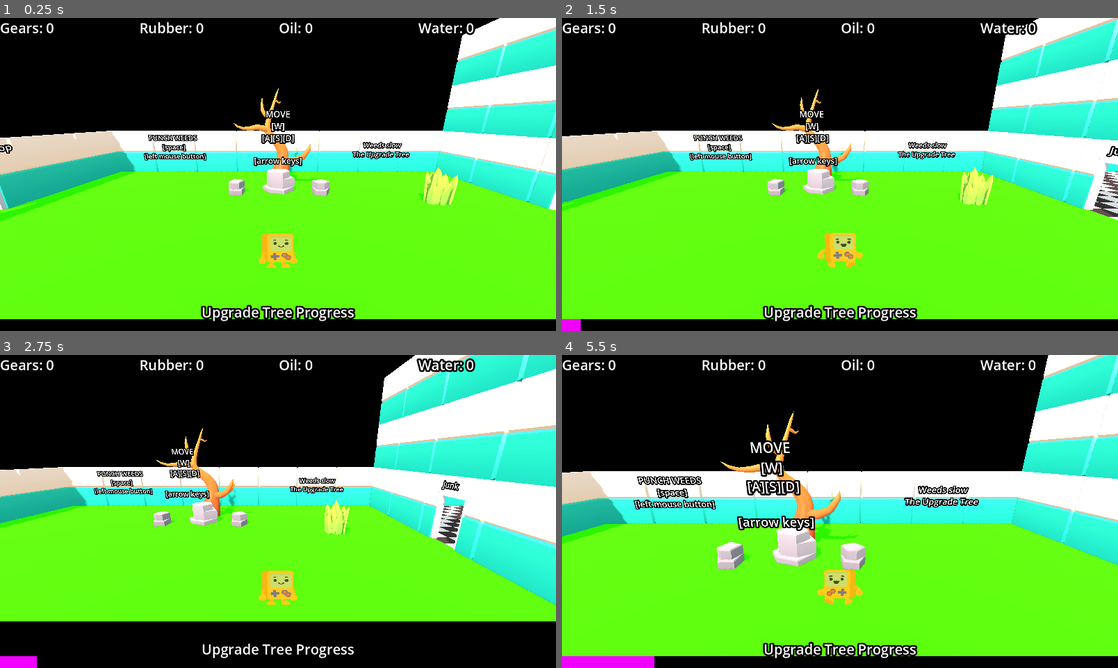
Above: before the commit, frames 1-4 (two rows, left to right).
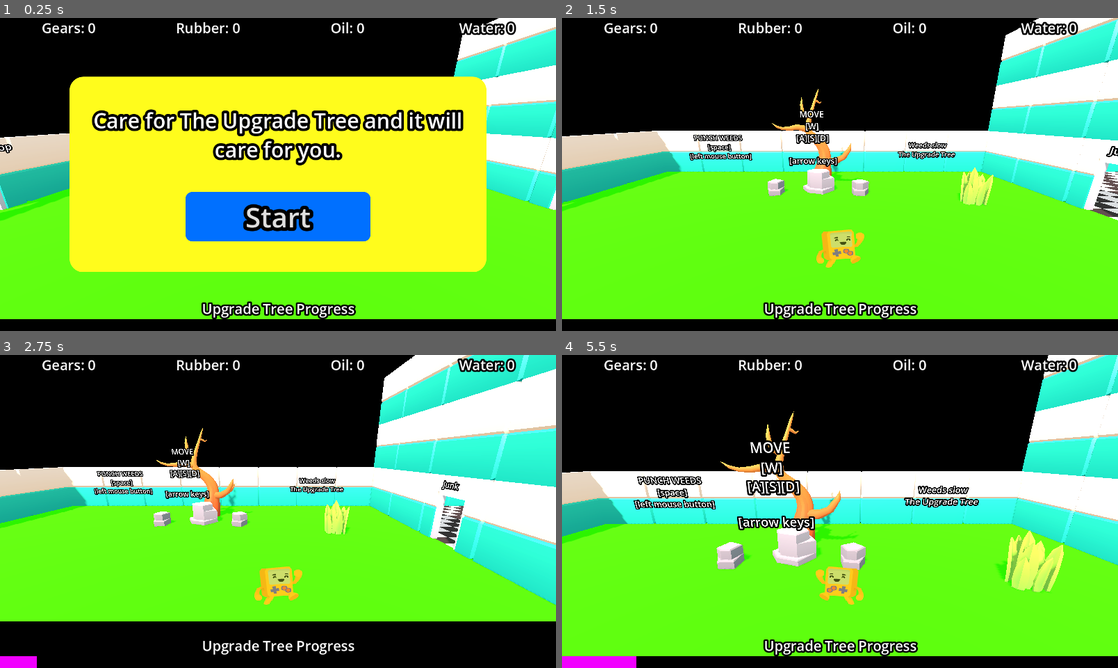
Above: after the commit, the same moments.

Repository: GentoMedia/SoloDevelopment-Jam-Parts-and-Upgrades
Game: Godot game, scene res://main.tscn
Same seed, same stepped clock (60 frames per second), same inputs: the game is played once before the commit and once after it. Sound files missing from this copy of the repository are replaced by a short silence.
Inputs (mouse positions are in pixels of both pictures, inside the frame that each line leads up to):
- Up to frame 1 (0.25 s): no input
- Up to frame 2 (1.5 s): click (840, 215) at 0.5 s, where only the run after the commit has a clickable "Start"; tap Enter (ui_accept) at 1.25 s; hold Right (ui_right) from 1.28 s (still down); hold Enter (ui_accept) from 1.28 s (still down)
- Up to frame 3 (2.75 s): release Right (ui_right) at 2.03 s; release Enter (ui_accept) at 2.03 s; hold Down (ui_down) from 2.03 s (still down); tap Enter (ui_accept) at 2.1, 2.27, 2.57 s
- Up to frame 4 (5.5 s): release Down (ui_down) at 2.78 s; hold Right (ui_right) 2.78-3.53 s; hold Enter (ui_accept) 2.78-3.53 s; hold Up (ui_up) 3.53-4.28 s; tap Enter (ui_accept) at 3.6, 3.77, 4.07, 5.1, 5.27 s; hold Enter (ui_accept) 4.28-5.03 s; hold Left (ui_left) from 4.28 s (still down)

The runs differ from the first frame. In frame 1, 47% of the frame differs, in the area x 0-100%, y 0-97%; in frame 2, 2.9%; in frame 3, 2.5%; in frame 4, 4.3%.

Commit message:
Complete save music

Diff:
--- a/Scenes/garden.tscn
+++ b/Scenes/garden.tscn
@@ -20,14 +20,17 @@
 [ext_resource type="PackedScene" uid="uid://wbklrsnu4unt" path="res://Assets/Nature/Rock_1_A_Color1.gltf" id="16_6lr3m"]
 [ext_resource type="PackedScene" uid="uid://dnfglq7iuj60y" path="res://Assets/Nature/Rock_1_C_Color1.gltf" id="16_62yoy"]
 [ext_resource type="PackedScene" uid="uid://cipo48txgaqj8" path="res://Assets/Nature/Rock_1_D_Color1.gltf" id="17_dw4ua"]
+[ext_resource type="AudioStream" uid="uid://u8mdlal3fe8" path="res://Assets/Sound/Upgrade.ogg" id="17_vcupf"]
 [ext_resource type="Script" uid="uid://xp1gslsbx5i1" path="res://Scripts/upgrade.gd" id="17_ystxh"]
 [ext_resource type="PackedScene" uid="uid://beq3kqicutqsg" path="res://Scenes/junk_spawners.tscn" id="21_k5qci"]
 [ext_resource type="PackedScene" uid="uid://8yvx3o5bvytt" path="res://Assets/Kitchen/table_round_A.gltf" id="22_iyy26"]
 [ext_resource type="Script" uid="uid://cyhqnitjxyltq" path="res://Scripts/robot_builder.gd" id="22_ystxh"]
 [ext_resource type="Texture2D" uid="uid://deqktnnfp2t12" path="res://Assets/Characters/Robots/robot_yellowDrive1.png" id="23_ystxh"]
 [ext_resource type="Script" uid="uid://bktarrh2y3r2o" path="res://Scripts/control_indicator.gd" id="25_324xe"]
+[ext_resource type="AudioStream" uid="uid://und8r3wimdn7" path="res://Assets/Sound/RobotMake.ogg" id="25_yik2i"]
 [ext_resource type="Script" uid="uid://cxqykxk1oqppj" path="res://Scripts/junk_resetter.gd" id="27_2xebt"]
 [ext_resource type="PackedScene" uid="uid://0bfxntgiu3ga" path="res://Assets/Nature2/Tree_Fruit.gltf" id="27_6rgxs"]
+[ext_resource type="AudioStream" uid="uid://cuxy4278ya8og" path="res://Assets/Sound/JunkReset.ogg" id="29_quso3"]
 
 [sub_resource type="ProceduralSkyMaterial" id="ProceduralSkyMaterial_n2vb7"]
 sky_top_color = Color(6.33401e-05, 0.341348, 0.964184, 1)
@@ -341,6 +344,11 @@
 transform = Transform3D(1, 0, 0, 0, 1, 0, 0, 0, 1, 0.0166672, 0, 0)
 shape = SubResource("CylinderShape3D_ivbus")
 
+[node name="AudioStreamPlayer3D" type="AudioStreamPlayer3D" parent="UpgradeTree"]
+transform = Transform3D(1, 0, 0, 0, 1, 0, 0, 0, 1, 0, 1.18156, 0)
+stream = ExtResource("17_vcupf")
+pitch_scale = 0.5
+
 [node name="UpgradeSpot" type="Node3D" parent="."]
 transform = Transform3D(1, 0, 0, 0, 1, 0, 0, 0, 1, 0, 0, -5)
 
@@ -489,6 +497,9 @@
 outline_size = 24
 horizontal_alignment = 0
 
+[node name="AudioStreamPlayer3D" type="AudioStreamPlayer3D" parent="RobotBuilder"]
+stream = ExtResource("25_yik2i")
+
 [node name="Robots" type="Node3D" parent="."]
 
 [node name="ControlIndicator" type="Area3D" parent="."]
@@ -601,6 +612,10 @@
 text = "Get more Junk!"
 font_size = 64
 outline_size = 32
+
+[node name="AudioStreamPlayer3D" type="AudioStreamPlayer3D" parent="JunkResetter"]
+stream = ExtResource("29_quso3")
+max_db = 1.0
 
 [connection signal="upgrade" from="UpgradeSpot/PlayerAttack/StaticBody3D" to="." method="activate_upgrade"]
 [connection signal="upgrade" from="UpgradeSpot/RobotEfficiency/StaticBody3D" to="." method="activate_upgrade"]
--- a/Scenes/machines.tscn
+++ b/Scenes/machines.tscn
@@ -1,6 +1,8 @@
-[gd_scene load_steps=10 format=3 uid="uid://cbc3bmu5diy5g"]
+[gd_scene load_steps=12 format=3 uid="uid://cbc3bmu5diy5g"]
 
 [ext_resource type="Script" uid="uid://dg76lqy2txmtv" path="res://Scripts/machines.gd" id="1_nmd0n"]
+[ext_resource type="AudioStream" uid="uid://8ifpmtatscvc" path="res://Assets/Sound/MachineHit.ogg" id="2_bqwna"]
+[ext_resource type="AudioStream" uid="uid://b8ab2wicm0sky" path="res://Assets/Sound/MachineBreak.ogg" id="3_pdrqx"]
 
 [sub_resource type="BoxShape3D" id="BoxShape3D_272bh"]
 
@@ -54,6 +56,30 @@
 "update": 1,
 "values": [false]
 }
+tracks/4/type = "value"
+tracks/4/imported = false
+tracks/4/enabled = true
+tracks/4/path = NodePath("HitSound:playing")
+tracks/4/interp = 1
+tracks/4/loop_wrap = true
+tracks/4/keys = {
+"times": PackedFloat32Array(0),
+"transitions": PackedFloat32Array(1),
+"update": 1,
+"values": [false]
+}
+tracks/5/type = "value"
+tracks/5/imported = false
+tracks/5/enabled = true
+tracks/5/path = NodePath("DestroySound:playing")
+tracks/5/interp = 1
+tracks/5/loop_wrap = true
+tracks/5/keys = {
+"times": PackedFloat32Array(0),
+"transitions": PackedFloat32Array(1),
+"update": 1,
+"values": [false]
+}
 
 [sub_resource type="Animation" id="Animation_efxa6"]
 resource_name = "destroy"
@@ -102,6 +128,18 @@
 tracks/3/interp = 1
 tracks/3/loop_wrap = true
 tracks/3/keys = {
+"times": PackedFloat32Array(0),
+"transitions": PackedFloat32Array(1),
+"update": 1,
+"values": [true]
+}
+tracks/4/type = "value"
+tracks/4/imported = false
+tracks/4/enabled = true
+tracks/4/path = NodePath("DestroySound:playing")
+tracks/4/interp = 1
+tracks/4/loop_wrap = true
+tracks/4/keys = {
 "times": PackedFloat32Array(0),
 "transitions": PackedFloat32Array(1),
 "update": 1,
@@ -123,6 +161,18 @@
 "update": 0,
 "values": [Vector3(1, 1, 1), Vector3(0.8, 0.8, 0.8), Vector3(1, 1, 1), Vector3(1.2, 1.2, 1.2), Vector3(1, 1, 1)]
 }
+tracks/1/type = "value"
+tracks/1/imported = false
+tracks/1/enabled = true
+tracks/1/path = NodePath("HitSound:playing")
+tracks/1/interp = 1
+tracks/1/loop_wrap = true
+tracks/1/keys = {
+"times": PackedFloat32Array(0),
+"transitions": PackedFloat32Array(1),
+"update": 1,
+"values": [true]
+}
 
 [sub_resource type="Animation" id="Animation_ycdy4"]
 resource_name = "normal"
@@ -157,6 +207,7 @@
 }
 
 [node name="CPUParticles3D" type="CPUParticles3D" parent="."]
+transform = Transform3D(1, 0, 0, 0, 1, 0, 0, 0, 1, 0, 0.5, 0)
 emitting = false
 lifetime = 0.42
 mesh = SubResource("PrismMesh_dg77c")
@@ -171,3 +222,15 @@
 angular_velocity_min = 425.97
 angular_velocity_max = 720.0
 scale_amount_max = 1.5
+
+[node name="HitSound" type="AudioStreamPlayer3D" parent="."]
+stream = ExtResource("2_bqwna")
+unit_size = 1.0
+max_db = -8.0
+pitch_scale = 0.7
+
+[node name="DestroySound" type="AudioStreamPlayer3D" parent="."]
+stream = ExtResource("3_pdrqx")
+unit_size = 1.0
+max_db = -8.0
+pitch_scale = 2.0
--- a/Scenes/parts.tscn
+++ b/Scenes/parts.tscn
@@ -1,10 +1,11 @@
-[gd_scene load_steps=12 format=3 uid="uid://bh2hs4b1d6n73"]
+[gd_scene load_steps=13 format=3 uid="uid://bh2hs4b1d6n73"]
 
 [ext_resource type="Script" uid="uid://c50xkodmfpnmy" path="res://Scripts/parts.gd" id="1_vih16"]
 [ext_resource type="PackedScene" uid="uid://dqfi511f6usyn" path="res://Assets/Resources/Parts_Pile_Small.gltf" id="2_7g61t"]
 [ext_resource type="PackedScene" uid="uid://b8wvthsmrt13q" path="res://Assets/Resources/Textiles_A.gltf" id="3_5y5l5"]
 [ext_resource type="PackedScene" uid="uid://oj85spn0slor" path="res://Assets/Resources/Fuel_B_Barrel.gltf" id="4_04lpo"]
 [ext_resource type="PackedScene" uid="uid://slt5e755ajc3" path="res://Assets/Resources/Fuel_C_Barrel.gltf" id="5_iiaoa"]
+[ext_resource type="AudioStream" uid="uid://c6rannsp0x6h" path="res://Assets/Sound/Pickup Part.ogg" id="6_7g61t"]
 
 [sub_resource type="CylinderShape3D" id="CylinderShape3D_272bh"]
 height = 0.5
@@ -133,4 +134,9 @@
 transform = Transform3D(0.996464, 1.81969e-07, -0.0840176, -1.78814e-07, 1, 4.50726e-08, 0.0840176, -2.98897e-08, 0.996464, 0, 0, 0)
 light_energy = 0.01
 
+[node name="AudioStreamPlayer3D" type="AudioStreamPlayer3D" parent="."]
+stream = ExtResource("6_7g61t")
+unit_size = 1.0
+
 [connection signal="body_entered" from="." to="." method="_on_body_entered"]
+[connection signal="finished" from="AudioStreamPlayer3D" to="." method="queue_free"]
--- a/Scenes/player.tscn
+++ b/Scenes/player.tscn
@@ -1,9 +1,10 @@
-[gd_scene load_steps=13 format=3 uid="uid://c12cssp6ck5bw"]
+[gd_scene load_steps=15 format=3 uid="uid://c12cssp6ck5bw"]
 
 [ext_resource type="Script" uid="uid://cjv6isj0duwi3" path="res://Scripts/player.gd" id="1_cvnsp"]
 [ext_resource type="Texture2D" uid="uid://cdr1byti28pae" path="res://Assets/Characters/platformerPack_character.png" id="2_6t5aa"]
 [ext_resource type="Texture2D" uid="uid://deqktnnfp2t12" path="res://Assets/Characters/Robots/robot_yellowDrive1.png" id="3_6t5aa"]
 [ext_resource type="AudioStream" uid="uid://dccrsmmvqmjwg" path="res://Assets/Sound/Footsteps.ogg" id="4_vgqql"]
+[ext_resource type="AudioStream" uid="uid://wxp0acmqgokm" path="res://Assets/Sound/RobotPickup.ogg" id="5_fkybt"]
 
 [sub_resource type="CapsuleShape3D" id="CapsuleShape3D_0xm2m"]
 radius = 0.343113
@@ -20,6 +21,10 @@
 [sub_resource type="AtlasTexture" id="AtlasTexture_cvnsp"]
 atlas = ExtResource("2_6t5aa")
 region = Rect2(96, 0, 96, 96)
+
+[sub_resource type="AtlasTexture" id="AtlasTexture_fkybt"]
+atlas = ExtResource("2_6t5aa")
+region = Rect2(0, 0, 96, 96)
 
 [sub_resource type="AtlasTexture" id="AtlasTexture_lquwl"]
 atlas = ExtResource("2_6t5aa")
@@ -50,10 +55,13 @@
 "frames": [{
 "duration": 1.0,
 "texture": SubResource("AtlasTexture_cvnsp")
+}, {
+"duration": 1.0,
+"texture": SubResource("AtlasTexture_fkybt")
 }],
 "loop": true,
 "name": &"punch",
-"speed": 0.0
+"speed": 2.0
 }, {
 "frames": [{
 "duration": 1.0,
@@ -83,7 +91,7 @@
 [node name="AnimatedSprite3D" type="AnimatedSprite3D" parent="."]
 texture_filter = 0
 sprite_frames = SubResource("SpriteFrames_272bh")
-animation = &"walk"
+animation = &"punch"
 
 [node name="HitRight" type="Area3D" parent="."]
 transform = Transform3D(1, 0, 0, 0, 1, 0, 0, 0, 1, 0.25, 0, 0)
@@ -102,7 +110,7 @@
 shape = SubResource("BoxShape3D_cvnsp")
 
 [node name="PunchTimer" type="Timer" parent="."]
-wait_time = 0.15
+wait_time = 0.5
 
 [node name="RobotIndicator" type="Sprite3D" parent="."]
 transform = Transform3D(0.25, 0, 0, 0, 0.25, 0, 0, 0, 0.25, 0, 0.5, 0)
@@ -114,11 +122,15 @@
 
 [node name="Footsteps" type="AudioStreamPlayer3D" parent="."]
 stream = ExtResource("4_vgqql")
-max_db = -8.0
+max_db = -16.0
 pitch_scale = 2.0
 
 [node name="Timer" type="Timer" parent="Footsteps"]
 wait_time = 0.333
+
+[node name="RobotPickup" type="AudioStreamPlayer3D" parent="."]
+stream = ExtResource("5_fkybt")
+max_db = 0.0
 
 [connection signal="body_entered" from="HitRight" to="." method="_on_hit_right_body_entered"]
 [connection signal="body_exited" from="HitRight" to="." method="_on_hit_right_body_exited"]
--- a/Scenes/robot.tscn
+++ b/Scenes/robot.tscn
@@ -7,6 +7,7 @@
 [ext_resource type="Texture2D" uid="uid://ce6b8y4hcb7l6" path="res://Assets/Characters/Robots/robot_blueDrive2.png" id="5_pwfsi"]
 [ext_resource type="Texture2D" uid="uid://cd12ncgp27xtq" path="res://Assets/Characters/Robots/robot_redDrive1.png" id="6_rnk85"]
 [ext_resource type="Texture2D" uid="uid://bm4xltg0voxwu" path="res://Assets/Characters/Robots/robot_redDrive2.png" id="7_aseuk"]
+[ext_resource type="AudioStream" uid="uid://bd1xjt86hpc88" path="res://Assets/Sound/engine4.ogg" id="8_dcvsp"]
 
 [sub_resource type="CapsuleShape3D" id="CapsuleShape3D_7cjo4"]
 radius = 0.446284
@@ -94,6 +95,12 @@
 [node name="CollisionShape3D" type="CollisionShape3D" parent="Detector"]
 shape = SubResource("CylinderShape3D_7cjo4")
 
+[node name="AudioStreamPlayer3D" type="AudioStreamPlayer3D" parent="."]
+stream = ExtResource("8_dcvsp")
+unit_size = 1.0
+max_db = -18.0
+panning_strength = 0.5
+
 [connection signal="body_entered" from="HitRight" to="." method="_on_hit_right_body_entered"]
 [connection signal="body_exited" from="HitRight" to="." method="_on_hit_right_body_exited"]
 [connection signal="body_entered" from="HitLeft" to="." method="_on_hit_left_body_entered"]
--- a/Scenes/weed.tscn
+++ b/Scenes/weed.tscn
@@ -1,7 +1,8 @@
-[gd_scene load_steps=7 format=3 uid="uid://baspo7s7lqbx6"]
+[gd_scene load_steps=8 format=3 uid="uid://baspo7s7lqbx6"]
 
 [ext_resource type="PackedScene" uid="uid://bxceimpai6kpo" path="res://Assets/Nature/Grass_1_C_Color1.gltf" id="1_bms01"]
 [ext_resource type="Script" uid="uid://3ad6r47glspl" path="res://Scripts/weed.gd" id="1_dm20l"]
+[ext_resource type="AudioStream" uid="uid://44kgv6u1rp5f" path="res://Assets/Sound/Weed.ogg" id="3_laajj"]
 
 [sub_resource type="CylinderShape3D" id="CylinderShape3D_bms01"]
 height = 1.0
@@ -20,6 +21,18 @@
 "transitions": PackedFloat32Array(1),
 "update": 0,
 "values": [Vector3(1, 1, 1)]
+}
+tracks/1/type = "value"
+tracks/1/imported = false
+tracks/1/enabled = true
+tracks/1/path = NodePath("AudioStreamPlayer3D:playing")
+tracks/1/interp = 1
+tracks/1/loop_wrap = true
+tracks/1/keys = {
+"times": PackedFloat32Array(0),
+"transitions": PackedFloat32Array(1),
+"update": 1,
+"values": [false]
 }
 
 [sub_resource type="Animation" id="Animation_dm20l"]
@@ -51,6 +64,18 @@
 "method": &"queue_free"
 }]
 }
+tracks/2/type = "value"
+tracks/2/imported = false
+tracks/2/enabled = true
+tracks/2/path = NodePath("AudioStreamPlayer3D:playing")
+tracks/2/interp = 1
+tracks/2/loop_wrap = true
+tracks/2/keys = {
+"times": PackedFloat32Array(0),
+"transitions": PackedFloat32Array(1),
+"update": 1,
+"values": [true]
+}
 
 [sub_resource type="AnimationLibrary" id="AnimationLibrary_aqk4a"]
 _data = {
@@ -74,3 +99,8 @@
 libraries = {
 &"": SubResource("AnimationLibrary_aqk4a")
 }
+
+[node name="AudioStreamPlayer3D" type="AudioStreamPlayer3D" parent="."]
+stream = ExtResource("3_laajj")
+unit_size = 1.0
+max_db = 0.0
--- a/Scripts/garden.gd
+++ b/Scripts/garden.gd
@@ -26,7 +26,9 @@
 		if upgrade == "RobotEfficiency":
 			update_robots()
 		$UpgradeSpot/UpgradeIndicator.visible = false
+		$UpgradeTree/AudioStreamPlayer3D.play()
 		upgraded.emit(upgrades["PlayerAttack"] + upgrades["PlayerSpeed"] + upgrades["RobotEfficiency"])
+
 
 func update_robots():
 	for robot in $Robots.get_children():
--- a/Scripts/junk_resetter.gd
+++ b/Scripts/junk_resetter.gd
@@ -6,4 +6,5 @@
 	if $Timer.is_stopped():
 		update_junk.emit()
 		$AnimationPlayer.play("hit")
+		$AudioStreamPlayer3D.play()
 		$Timer.start()
--- a/Scripts/parts.gd
+++ b/Scripts/parts.gd
@@ -7,7 +7,10 @@
 
 func _on_body_entered(_body: Node3D) -> void:
 	get_node("/root/Main").update_materials(material, 1)
-	queue_free()
+	set_deferred("monitorable", false)
+	set_deferred("monitoring", false)
+	visible = false
+	$AudioStreamPlayer3D.play()
 
 func update_material():
 	get_node("Part/" + material).show()
--- a/Scripts/player.gd
+++ b/Scripts/player.gd
@@ -57,6 +57,7 @@
 				new_robot.position = position + Vector3(1, 0 ,0)
 			$RobotIndicator.visible = false
 			new_robots.emit()
+			$RobotPickup.play()
 
 
 
@@ -72,6 +73,7 @@
 			if body.is_in_group("Destroyable"):
 				body.hit_machine(attack)
 			if body.is_in_group("Robot") and not $RobotIndicator.visible:
+				$RobotPickup.play()
 				body.queue_free()
 				$RobotIndicator.visible = true
 	else:
--- a/Scripts/robot.gd
+++ b/Scripts/robot.gd
@@ -31,10 +31,12 @@
 		velocity.x = direction.x * speed
 		velocity.z = direction.z * speed
 		$AnimatedSprite3D.play(robot_type)
+		$AudioStreamPlayer3D.play()
 	else:
 		velocity.x = move_toward(velocity.x, 0, speed)
 		velocity.z = move_toward(velocity.z, 0, speed)
 		$AnimatedSprite3D.pause()
+		$AudioStreamPlayer3D.stop()
 
 	# Animation
 	if velocity.x > 0:
--- a/Scripts/robot_builder.gd
+++ b/Scripts/robot_builder.gd
@@ -16,6 +16,7 @@
 			if main.materials["oil"] >= cost["oil"]:
 				if main.materials["water"] >= cost["water"]:
 					make_robot()
+					$AudioStreamPlayer3D.play()
 					main.update_materials("parts", -cost["parts"])
 					main.update_materials("rubber", -cost["rubber"])
 					main.update_materials("oil", -cost["oil"])
--- a/main.gd
+++ b/main.gd
@@ -9,6 +9,7 @@
 	time_to_upgrade = upgrade_base_timer * (upgrades + 1)
 	update_materials("parts", 0)
 	randomize()
+	toggle_pause()
 
 
 
@@ -28,6 +29,9 @@
 		if time_to_upgrade <= 0:
 			time_to_upgrade = 0
 			$Garden/UpgradeSpot/UpgradeIndicator.visible = true
+			if $Garden/ControlIndicator:
+				$Garden/ControlIndicator.queue_free()
+			$UpgradeReadyBell.play()
 		$HUD/ProgressBar.value = (1 - time_to_upgrade/(float(upgrade_base_timer*(upgrades+1))))*100
 
 	if randi_range(upgrades, 12) >= 10:
@@ -37,3 +41,7 @@
 	upgrades = upgrade_amount
 	time_to_upgrade = upgrade_base_timer * (upgrades + 1)
 	$HUD/ProgressBar.value = 0
+
+func toggle_pause():
+	get_tree().paused = !get_tree().paused
+	$HUD/PauseScrene.visible = get_tree().paused
--- a/main.tscn
+++ b/main.tscn
@@ -1,13 +1,48 @@
-[gd_scene load_steps=5 format=3 uid="uid://tmy4tqognhxm"]
+[gd_scene load_steps=12 format=3 uid="uid://tmy4tqognhxm"]
 
 [ext_resource type="Script" uid="uid://dkjpqbdvcfj7l" path="res://main.gd" id="1_kek77"]
 [ext_resource type="PackedScene" uid="uid://caf7e0f235amn" path="res://Scenes/garden.tscn" id="2_0xm2m"]
+[ext_resource type="AudioStream" uid="uid://jod54cf160v7" path="res://Assets/Sound/UpgradeReady.ogg" id="3_h2yge"]
 
 [sub_resource type="StyleBoxFlat" id="StyleBoxFlat_0xm2m"]
 bg_color = Color(0, 0, 0, 1)
 
 [sub_resource type="StyleBoxFlat" id="StyleBoxFlat_h2yge"]
 bg_color = Color(0.945312, 0, 1, 1)
+
+[sub_resource type="StyleBoxFlat" id="StyleBoxFlat_272bh"]
+bg_color = Color(1, 0.986084, 0.109375, 1)
+corner_radius_top_left = 32
+corner_radius_top_right = 32
+corner_radius_bottom_right = 32
+corner_radius_bottom_left = 32
+
+[sub_resource type="StyleBoxFlat" id="StyleBoxFlat_1bvp3"]
+bg_color = Color(0.125, 1, 0, 1)
+corner_radius_top_left = 16
+corner_radius_top_right = 16
+corner_radius_bottom_right = 16
+corner_radius_bottom_left = 16
+
+[sub_resource type="StyleBoxFlat" id="StyleBoxFlat_lquwl"]
+bg_color = Color(0.125, 1, 0, 1)
+corner_radius_top_left = 16
+corner_radius_top_right = 16
+corner_radius_bottom_right = 16
+corner_radius_bottom_left = 16
+
+[sub_resource type="StyleBoxFlat" id="StyleBoxFlat_7mycd"]
+bg_color = Color(0, 0.4375, 1, 1)
+corner_radius_top_left = 16
+corner_radius_top_right = 16
+corner_radius_bottom_right = 16
+corner_radius_bottom_left = 16
+
+[sub_resource type="InputEventAction" id="InputEventAction_h2yge"]
+action = &"ui_accept"
+
+[sub_resource type="Shortcut" id="Shortcut_1bvp3"]
+events = [SubResource("InputEventAction_h2yge")]
 
 [node name="Main" type="Node3D"]
 process_mode = 3
@@ -42,8 +77,10 @@
 anchor_top = 0.5
 anchor_right = 1.0
 anchor_bottom = 0.5
-offset_top = 299.0
-offset_bottom = 333.0
+offset_left = 1.0
+offset_top = 286.0
+offset_right = 1.0
+offset_bottom = 331.0
 grow_horizontal = 2
 grow_vertical = 2
 theme_override_constants/outline_size = 16
@@ -64,6 +101,7 @@
 theme_override_constants/outline_size = 16
 theme_override_font_sizes/font_size = 32
 text = "Gear: 0"
+horizontal_alignment = 1
 
 [node name="RubberLabel" type="Label" parent="HUD/ResourceLabels"]
 layout_mode = 2
@@ -71,6 +109,7 @@
 theme_override_constants/outline_size = 16
 theme_override_font_sizes/font_size = 32
 text = "Rubber: 0"
+horizontal_alignment = 1
 
 [node name="OilLabel" type="Label" parent="HUD/ResourceLabels"]
 layout_mode = 2
@@ -78,6 +117,7 @@
 theme_override_constants/outline_size = 16
 theme_override_font_sizes/font_size = 32
 text = "Oil: 0"
+horizontal_alignment = 1
 
 [node name="WaterLabel" type="Label" parent="HUD/ResourceLabels"]
 layout_mode = 2
@@ -85,6 +125,48 @@
 theme_override_constants/outline_size = 16
 theme_override_font_sizes/font_size = 32
 text = "Water: 0"
+horizontal_alignment = 1
+
+[node name="PauseScrene" type="RichTextLabel" parent="HUD"]
+process_mode = 2
+custom_minimum_size = Vector2(960, 450)
+layout_mode = 1
+anchors_preset = 8
+anchor_left = 0.5
+anchor_top = 0.5
+anchor_right = 0.5
+anchor_bottom = 0.5
+offset_left = -0.5
+offset_right = 0.5
+grow_horizontal = 2
+grow_vertical = 2
+theme_override_constants/outline_size = 24
+theme_override_font_sizes/normal_font_size = 48
+theme_override_styles/normal = SubResource("StyleBoxFlat_272bh")
+text = "
+Care for The Upgrade Tree and it will care for you."
+horizontal_alignment = 1
+
+[node name="Button" type="Button" parent="HUD/PauseScrene"]
+layout_mode = 1
+anchors_preset = 8
+anchor_left = 0.5
+anchor_top = 0.5
+anchor_right = 0.5
+anchor_bottom = 0.5
+offset_left = -213.0
+offset_top = 40.0
+offset_right = 213.0
+offset_bottom = 154.0
+grow_horizontal = 2
+grow_vertical = 2
+theme_override_constants/outline_size = 32
+theme_override_font_sizes/font_size = 64
+theme_override_styles/focus = SubResource("StyleBoxFlat_1bvp3")
+theme_override_styles/hover = SubResource("StyleBoxFlat_lquwl")
+theme_override_styles/normal = SubResource("StyleBoxFlat_7mycd")
+shortcut = SubResource("Shortcut_1bvp3")
+text = "Start"
 
 [node name="Garden" parent="." instance=ExtResource("2_0xm2m")]
 
@@ -94,5 +176,11 @@
 [node name="Timer" type="Timer" parent="GameLogic"]
 autostart = true
 
+[node name="UpgradeReadyBell" type="AudioStreamPlayer3D" parent="."]
+stream = ExtResource("3_h2yge")
+attenuation_model = 3
+max_db = 0.0
+
+[connection signal="pressed" from="HUD/PauseScrene/Button" to="." method="toggle_pause"]
 [connection signal="upgraded" from="Garden" to="." method="upgrade_update"]
 [connection signal="timeout" from="GameLogic/Timer" to="." method="_on_timer_timeout"]
Not shown, changed: Assets/Sound/MachineHit.ogg.import
Not shown, added: Assets/Sound/engine4.ogg.import
Not shown: 1 places in Scenes/garden.tscn that only renumber resources
Not shown: 1 places in Scenes/robot.tscn that only renumber resources
Not shown, changed: Assets/Sound/MachineHit.ogg
Not shown, added: Assets/Sound/engine4.ogg
